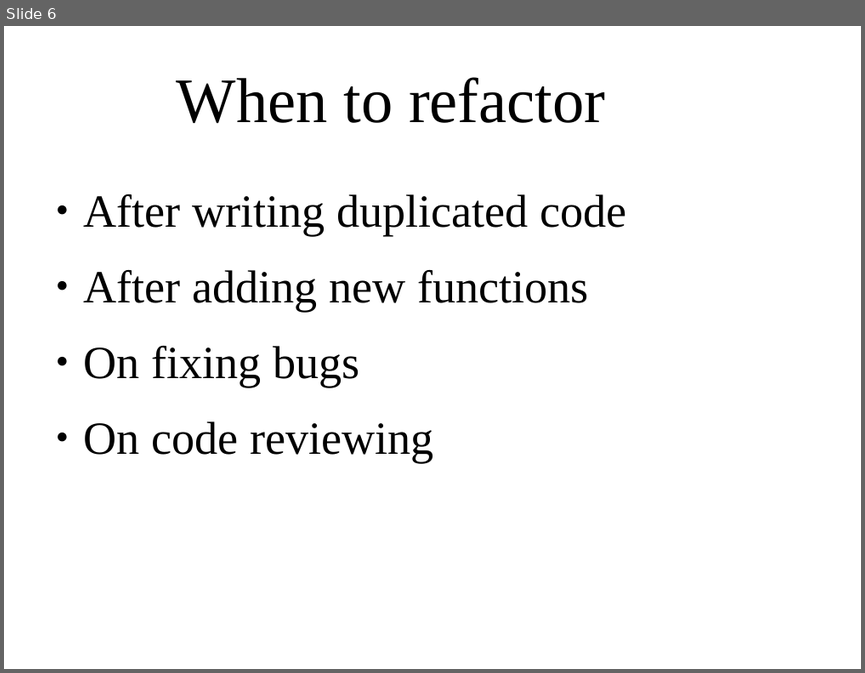
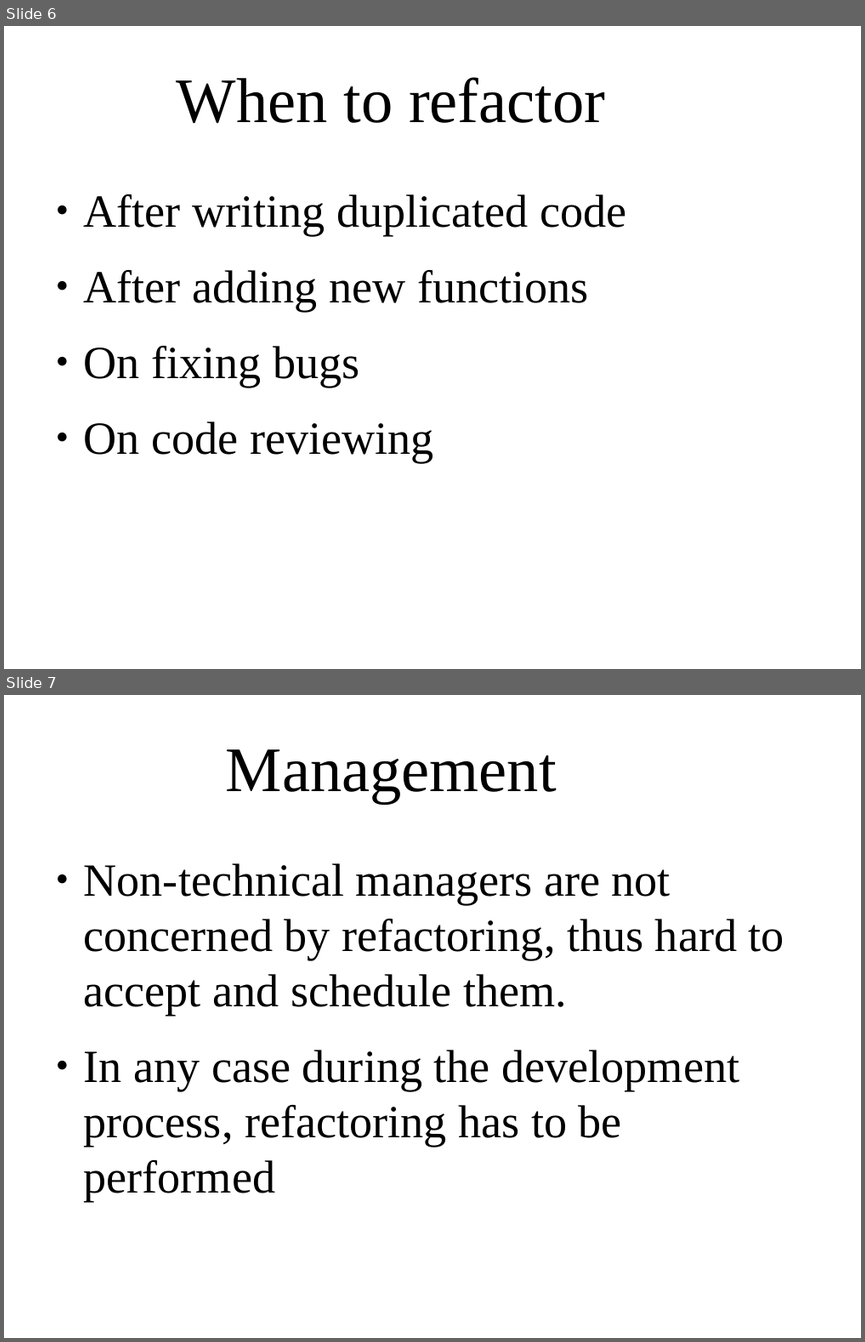
Before and after one commit to sellittf/gmtech_school, a slide deck: presentations/principles_in_refactoring_ch2.odp. Shown one above the other, each under a label of ours: slide 6 before the commit, slides 6 and 7 after it. The pictures are 865x673 and 865x1342 pixels, drawn with LibreOffice and Linux fonts; fonts in the diff are those of the drawing; background and template pictures are left out. Boxes give left, top, right and bottom in pixels: in the first picture for what was removed or moved away, otherwise in the second. Text is boxed around its words. In the diff, an @@ line names an element or a change of style, - is before the commit and + after.

Commit message:
excluded presenters history; refactoring presentation

```diff
--- a/presentations/principles_in_refactoring_ch2.odp
+++ b/presentations/principles_in_refactoring_ch2.odp
@@ slide 7 added at (4, 695, 861, 1338), background picture (left out) @@
@@ title added at (226, 749, 556, 804), 58.7 pt, text #000000 @@
+Management
@@ text added at (84, 863, 784, 1202), 42.7 pt, text #000000 @@
+● Non-technical managers are not concerned by refactoring, thus hard to accept and schedule them.
+● In any case during the development process, refactoring has to be performed
```
Also in this commit, not shown: 3 other slides added, 3 other files.
